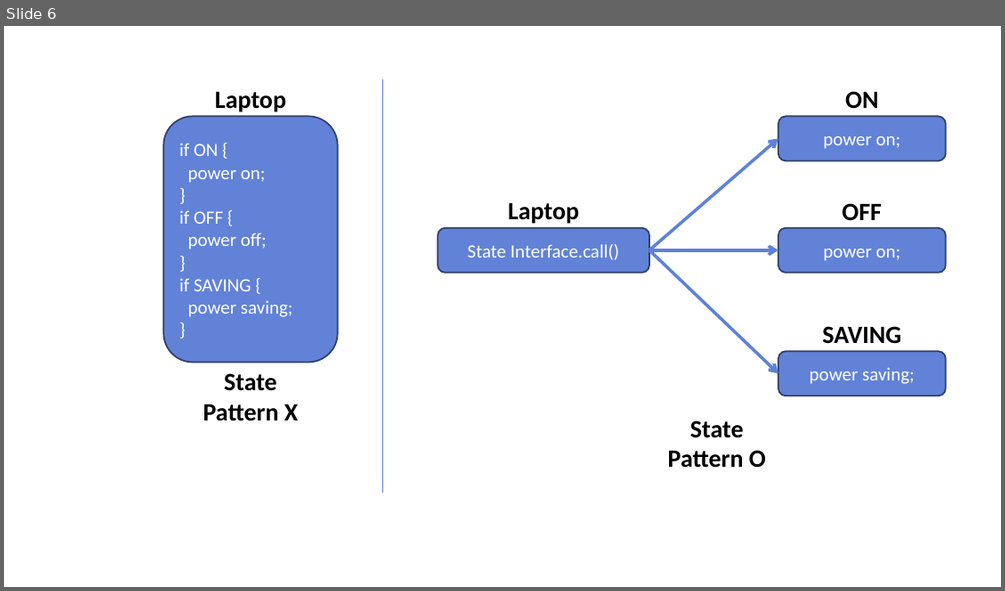
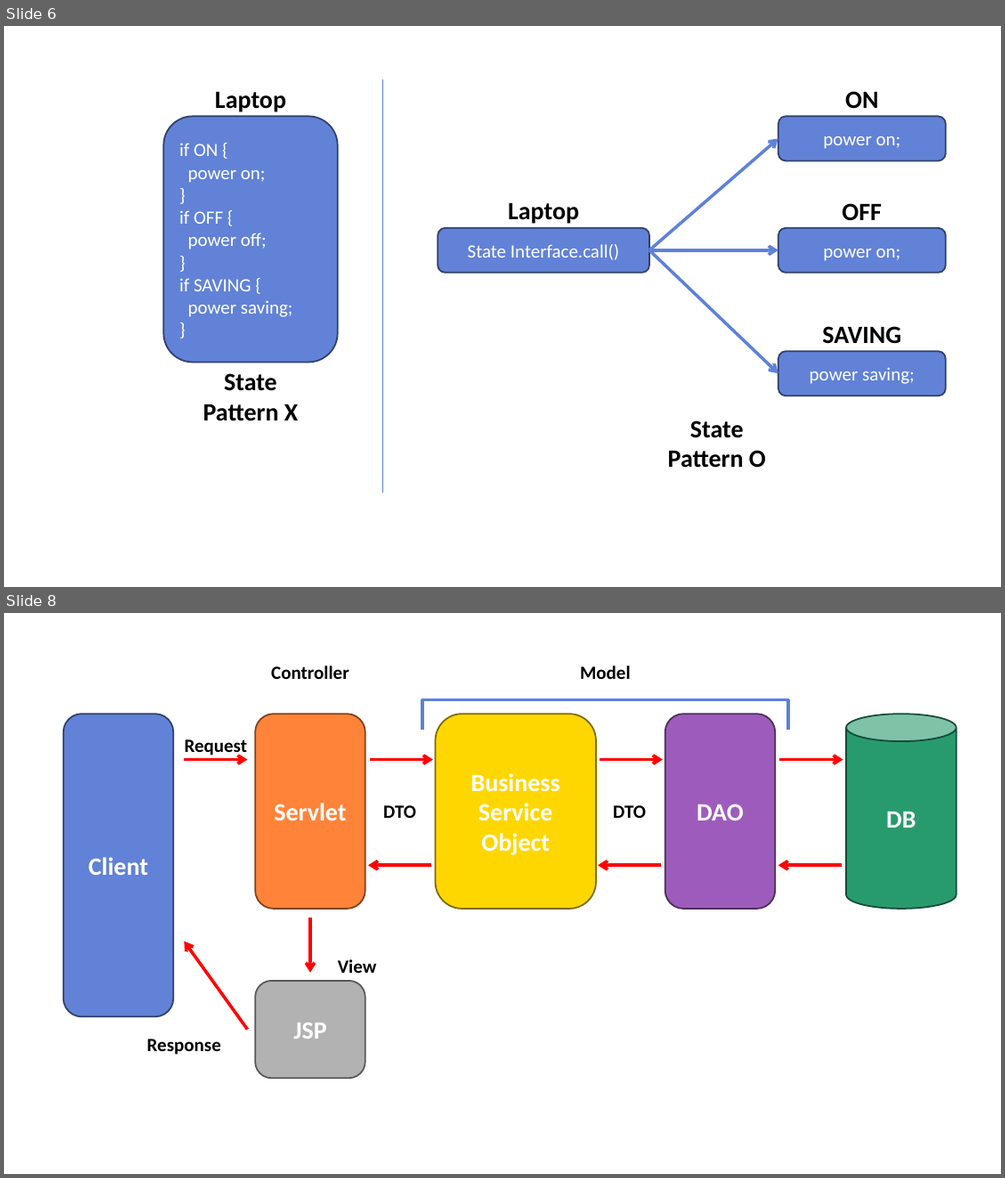
Before and after one commit to Nephelai/nephelai.github.io, a slide deck: etc/images.pptx. Shown one above the other, each under a label of ours: slide 6 before the commit, slides 6 and 8 after it; the slides between them are not shown. The pictures are 1005x591 and 1005x1178 pixels, drawn with LibreOffice and Linux fonts; fonts in the diff are those of the drawing. Boxes give left, top, right and bottom in pixels: in the first picture for what was removed or moved away, otherwise in the second. Text is boxed around its words. In the diff, an @@ line names an element or a change of style, - is before the commit and + after.

```diff
--- a/etc/images.pptx
+++ b/etc/images.pptx
@@ slide 8 added at (x1=4, y1=613, x2=1001, y2=1174), background #FFFFFF @@
@@ text added at (x1=271, y1=666, x2=349, y2=679), 18 pt, text #000000, bold @@
+Controller
@@ text added at (x1=580, y1=666, x2=631, y2=679), 18 pt, text #000000, bold @@
+Model
@@ rounded rectangle added at (x1=63, y1=714, x2=173, y2=1017), fill #6182D6, outline #30416A 1.5 pt, 24 pt, text #FFFFFF, bold @@
+Client
@@ rounded rectangle added at (x1=255, y1=714, x2=365, y2=908), fill #FF843A, outline #7F421D 1.5 pt, 24 pt, text #FFFFFF, bold @@
+Servlet
@@ line added from (421, 699) to (789, 699), #5E81D9 3 pt @@
@@ line added from (423, 699) to (423, 730), #5E81D9 3 pt @@
@@ rounded rectangle added at (x1=436, y1=714, x2=596, y2=908), fill #FFD700, outline #7F6B00 1.5 pt, 24 pt, text #FFFFFF, bold @@
+Business
+Service
+Object
@@ rounded rectangle added at (x1=665, y1=714, x2=775, y2=908), fill #9D5CBB, outline #4E2E5D 1.5 pt, 24 pt, text #FFFFFF, bold @@
+DAO
@@ line added from (788, 699) to (788, 730), #5E81D9 3 pt @@
@@ cylinder added at (x1=846, y1=714, x2=956, y2=908), fill #289B6E, outline #144D37 1.5 pt, 24 pt, text #FFFFFF, bold @@
+DB
@@ text added at (x1=185, y1=739, x2=248, y2=757), 18 pt, text #000000, bold @@
+Request
@@ arrow added from (184, 760) to (248, 760), #FF0000 3 pt @@
@@ arrow added from (370, 760) to (433, 760), #FF0000 3 pt @@
@@ arrow added from (599, 760) to (663, 760), #FF0000 3 pt @@
@@ arrow added from (780, 760) to (843, 760), #FF0000 3 pt @@
@@ text added at (x1=383, y1=805, x2=416, y2=818), 18 pt, text #000000, bold @@
+DTO
@@ text added at (x1=613, y1=805, x2=646, y2=818), 18 pt, text #000000, bold @@
+DTO
@@ arrow added from (432, 865) to (368, 865), #FF0000 3 pt @@
@@ arrow added from (662, 865) to (598, 865), #FF0000 3 pt @@
@@ arrow added from (841, 865) to (778, 865), #FF0000 3 pt @@
@@ arrow added from (310, 918) to (310, 973), #FF0000 3 pt @@
@@ arrow added from (248, 1030) to (184, 941), #FF0000 3 pt @@
@@ text added at (x1=338, y1=959, x2=377, y2=973), 18 pt, text #000000, bold @@
+View
@@ rounded rectangle added at (x1=255, y1=981, x2=365, y2=1078), fill #B2B2B2, outline #585858 1.5 pt, 24 pt, text #FFFFFF, bold @@
+JSP
@@ text added at (x1=147, y1=1038, x2=221, y2=1054), 18 pt, text #000000, bold @@
+Response
```
Also in this commit, not shown: 1 slide changed, 1 other file.
